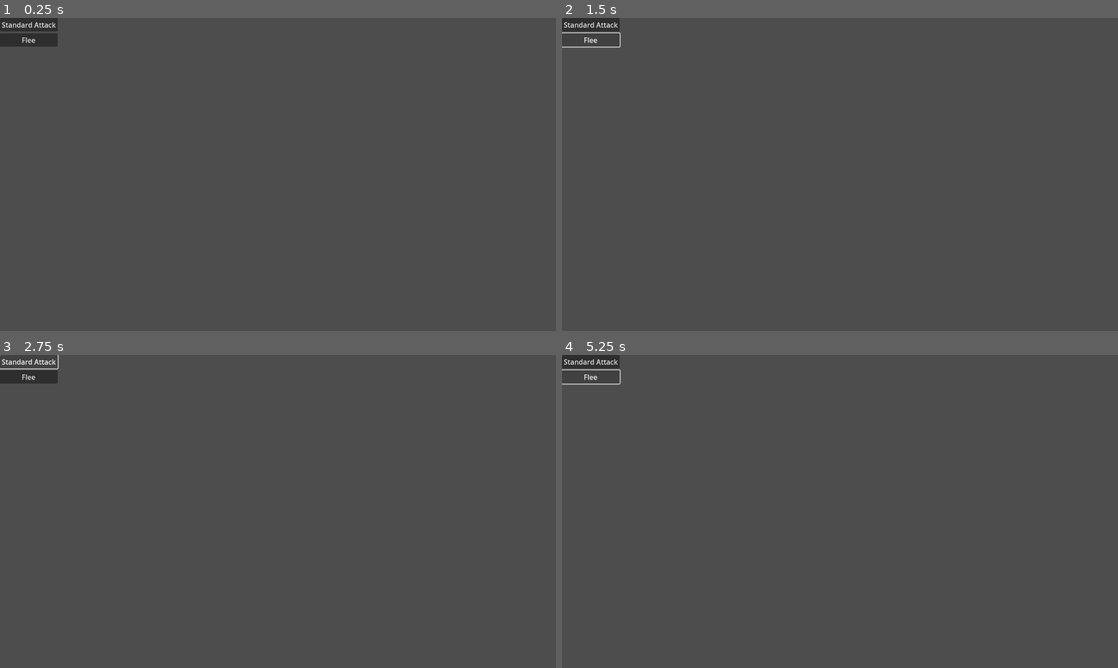
Above: before the commit, frames 1-4 (two rows, left to right).
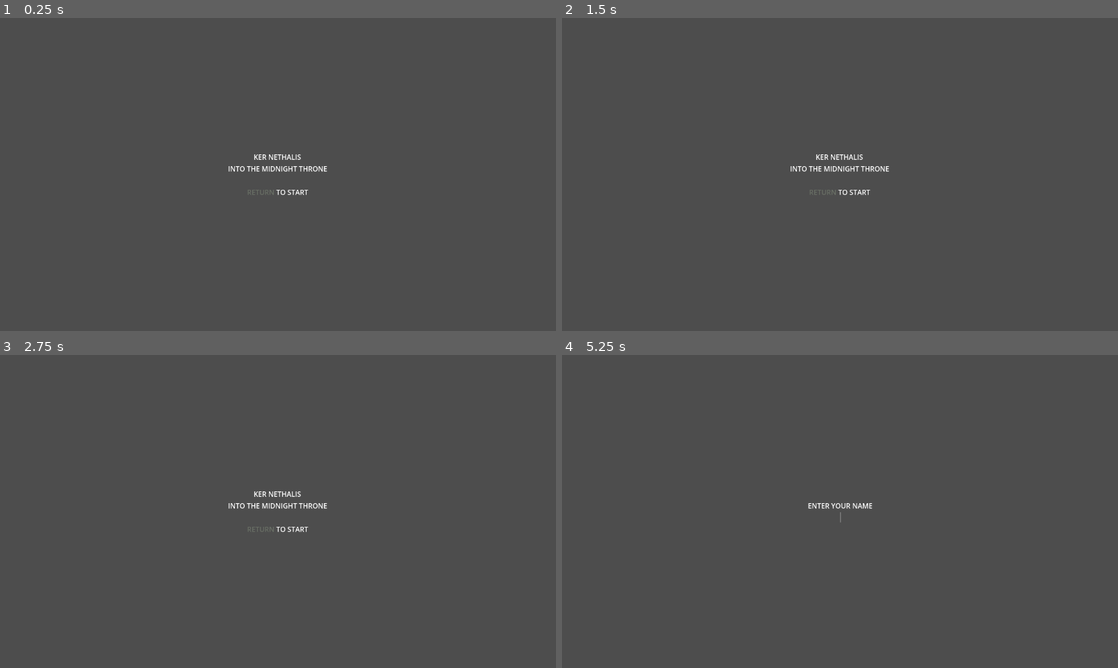
Above: after the commit, the same moments.

Repository: rainbowd-ash/ker_nethalas
Game: Godot game, scene res://character_creation/title.tscn
Same seed, same stepped clock (60 frames per second), same inputs: the game is played once before the commit and once after it. Before the commit the project starts from res://combat/combat.tscn.
Inputs (mouse positions are in pixels of both pictures, inside the frame that each line leads up to):
- Up to frame 1 (0.25 s): no input
- Up to frame 2 (1.5 s): click (589, 24) at 0.5 s, where only the run before the commit has a clickable "Standard Attack"; click (589, 39) at 1.25 s, where only the run before the commit has a clickable "Flee"
- Up to frame 3 (2.75 s): click (27, 361) at 2 s, where only the run before the commit has a clickable "Standard Attack"
- Up to frame 4 (5.25 s): click (589, 376) at 2.75 s, where only the run before the commit has a clickable "Flee"; click (589, 361) at 3.5 s, where only the run before the commit has a clickable "Standard Attack"; click (589, 376) at 4.25 s, where only the run before the commit has a clickable "Flee"; tap Enter (ui_accept) at 5 s

The runs differ from the first frame. In frame 1, 1.2% of the frame differs, in the area x 0-59%, y 0-57%; in frame 2, 0.9%; in frame 3, 0.9%; in frame 4, 0.7%.

Commit message:
changed skill/attributes to nodes

Diff:
--- /dev/null
+++ b/character/Equipment.gd
@@ -0,0 +1 @@
+extends Node
--- a/character/attributes.gd
+++ b/character/attributes.gd
@@ -1,4 +1,4 @@
-extends Resource
+extends Node
 class_name Attributes
 
 var health : int = 0 :
--- a/character/character.gd
+++ b/character/character.gd
@@ -3,20 +3,20 @@
 
 var char_name = "default name"
 var accused = ""
-var skills = Skills.new()
-var attributes = Attributes.new()
+@onready var skills = $Skills
+@onready var attributes = $Attributes
 
 func _ready():
 	skills_init()
 	attributes_init()
 
 func skills_init():
-	skills.set_skill("acrobatics",10)
-	skills.set_skill("athletics",10)
-	skills.set_skill("dodge",10)
-	skills.set_skill("perception",20)
-	skills.set_skill("resolve",10)
-	skills.set_skill("fist_weapons",10)
+	skills.set_value("acrobatics",10)
+	skills.set_value("athletics",10)
+	skills.set_value("dodge",10)
+	skills.set_value("perception",20)
+	skills.set_value("resolve",10)
+	skills.set_value("fist_weapons",10)
 
 func attributes_init():
 	attributes.health = Dice.roll(1, "d6", 8)
--- a/character/character.tscn
+++ b/character/character.tscn
@@ -1,10 +1,18 @@
-[gd_scene load_steps=2 format=3 uid="uid://viqctjgf6pg2"]
+[gd_scene load_steps=5 format=3 uid="uid://viqctjgf6pg2"]
 
 [ext_resource type="Script" path="res://character/character.gd" id="1_i8eqm"]
+[ext_resource type="Script" path="res://character/Equipment.gd" id="2_4f5dr"]
+[ext_resource type="Script" path="res://character/attributes.gd" id="3_ug4ts"]
+[ext_resource type="Script" path="res://character/skills.gd" id="4_ra211"]
 
 [node name="Character" type="Node"]
 script = ExtResource("1_i8eqm")
 
+[node name="Equipment" type="Node" parent="."]
+script = ExtResource("2_4f5dr")
+
 [node name="Attributes" type="Node" parent="."]
+script = ExtResource("3_ug4ts")
 
 [node name="Skills" type="Node" parent="."]
+script = ExtResource("4_ra211")
--- a/character/skills.gd
+++ b/character/skills.gd
@@ -1,3 +1,4 @@
+extends Node
 class_name Skills
 
 var skills = {
@@ -18,10 +19,10 @@
 	fist_weapons = Skill.new("fist_weapons", "fist weapons", 0, ["weapon"]),
 }
 
-func set_skill(skill_title, new_value):
+func set_value(skill_title : String, new_value : int):
 	skills[skill_title].value = new_value
 
-func get_skill_value(skill_title: String):
+func get_value(skill_title: String):
 	return skills[skill_title].get_value()
 
 func get_skills():
--- a/character_creation/skillsselection.gd
+++ b/character_creation/skillsselection.gd
@@ -65,4 +65,4 @@
 func finalize_selection():
 	for button in %ButtonContainer.get_children():
 		if button.is_disabled():
-			Character.skills.set_skill(button.skill.title, button.new_value)
+			Character.skills.set_value(button.skill.title, button.new_value)
--- a/combat/combat.gd
+++ b/combat/combat.gd
@@ -16,7 +16,7 @@
 
 func roll_initiative():
 	var roll_result : OpposedCheckResult = Dice.opposed_check(
-		CheckValue.new(Character.skills.get_skill_value("perception"), 0),
+		CheckValue.new(Character.skills.get_value("perception"), 0),
 		CheckValue.new(monster.get_stat_value("awareness"), 0),
 	)
 	if roll_result.winner == Enums.opposed_winner.attacker:
--- a/project.godot
+++ b/project.godot
@@ -11,7 +11,7 @@
 [application]
 
 config/name="ker_nethalas"
-run/main_scene="res://combat/combat.tscn"
+run/main_scene="res://character_creation/title.tscn"
 config/features=PackedStringArray("4.2", "GL Compatibility")
 config/icon="res://icon.png"
 
